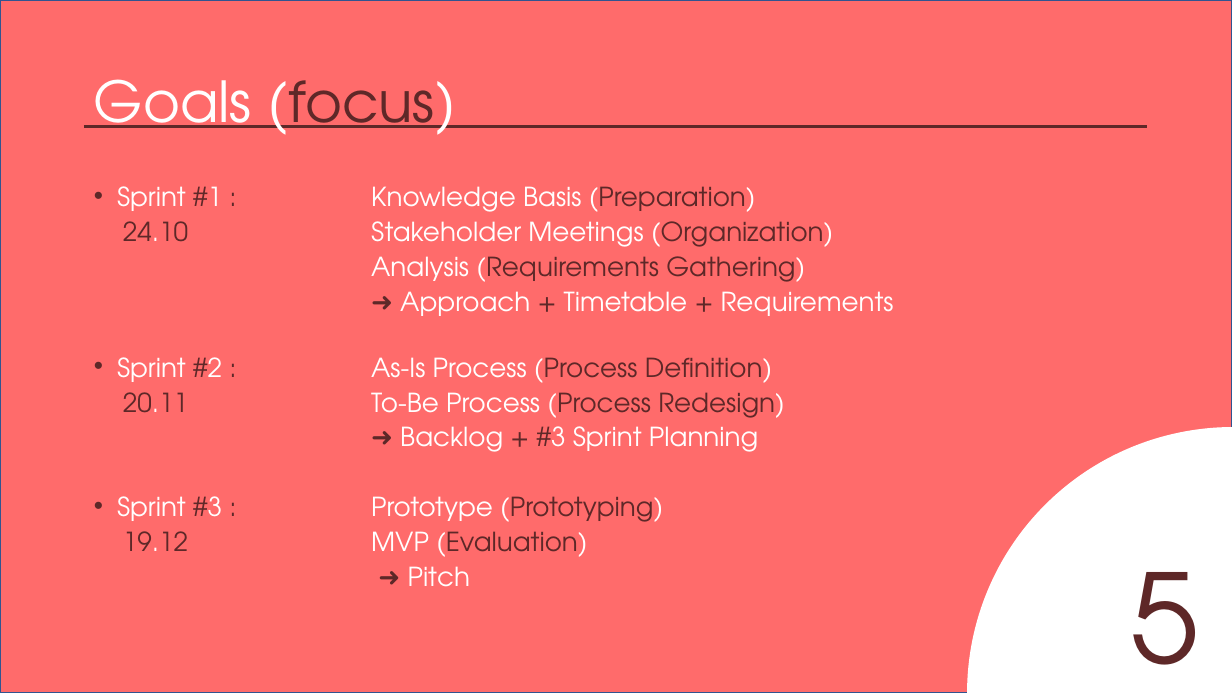
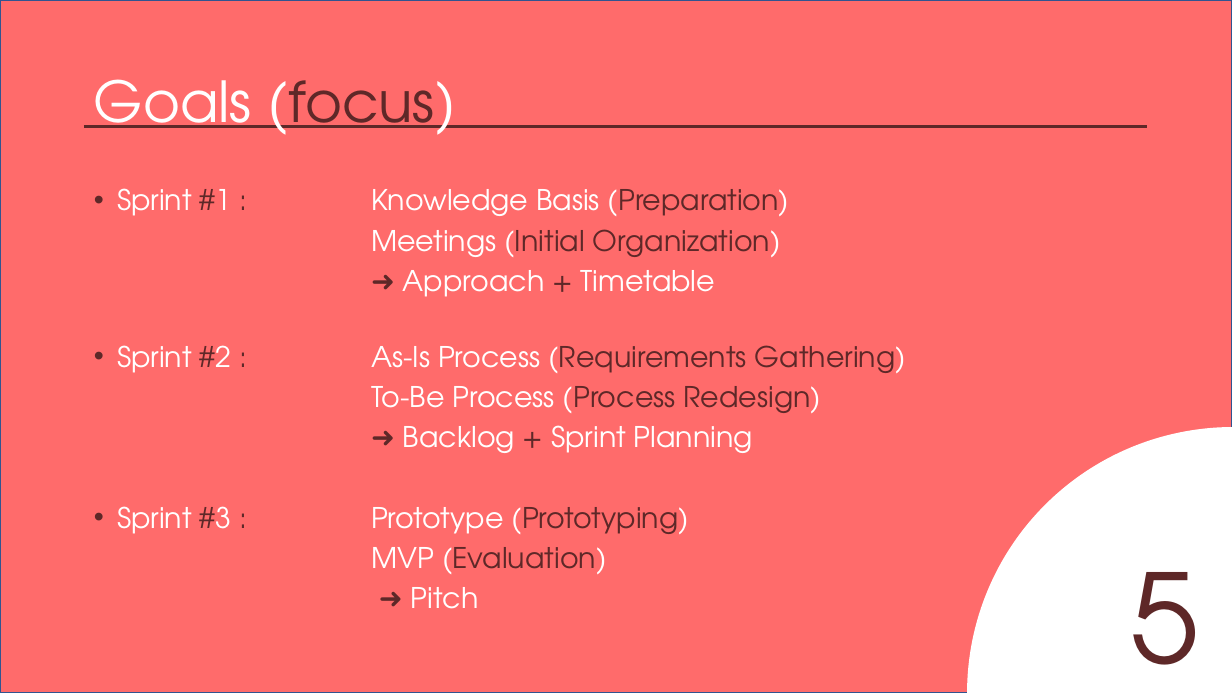
Before and after one commit to AgileBusinessAnalysis/10_TEAM, a slide deck: slide 8 of Initial_Pitch.pptx (slide 9 before the commit). Drawn at 1232x693 pixels with LibreOffice and Linux fonts; fonts in the diff are those of the drawing. Boxes give left, top, right and bottom in pixels: in the first picture for what was removed or moved away, otherwise in the second. Text is boxed around its words. In the diff, an @@ line names an element or a change of style, - is before the commit and + after.

Commit message:
Added Problem, Added Requirement and smaller change to approach

```diff
--- a/Initial_Pitch.pptx
+++ b/Initial_Pitch.pptx
@@ text at [117,188,790,609]: size 20.4 to 22.2 pt in "Sprint #1 : Knowledge Basis (Preparation)", "Sprint #3 : Prototype (Prototyping)", "➜ Pitch"; line spacing 0.7 to 0.8 @@
@@ text at [117,229,906,453]: text changed; size 20.4 to 22.2 pt @@
-24.10 Stakeholder Meetings (Organization)
-Analysis (Requirements Gathering)
-➜ Approach + Timetable + Requirements
-• Sprint #2 : As-Is Process (Process Definition)
-20.11 To-Be Process (Process Redesign)
-➜ Backlog + #3 Sprint Planning
+Meetings (Initial Organization)
+➜ Approach + Timetable
+• Sprint #2 : As-Is Process (Requirements Gathering)
+To-Be Process (Process Redesign)
+➜ Backlog + Sprint Planning
@@ text at [371,547,607,574]: text changed; size 20.4 to 22.2 pt @@
-19.12 MVP (Evaluation)
+MVP (Evaluation)
```
Also in this commit, not shown: 3 other slides changed, 1 slide removed.
